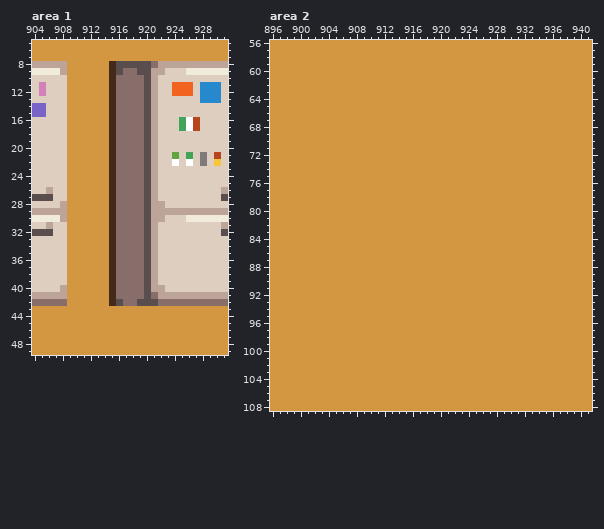
One commit to this pixel-art file: ! External Files/experimentation.aseprite. That is the earlier state.
963x109 pixels, 1 frame. Colours within 5 levels of each other are drawn and written as one. Shown: area 1: x 904..931, y 5..49; area 2: x 896..941, y 56..108. The commit also changed other parts of the picture, which this record leaves out.
After:
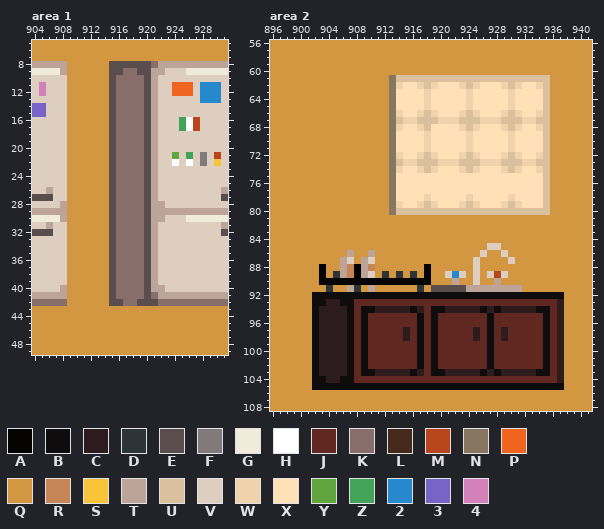
Palette (. is transparent): A #050403  B #0e0c0c  C #2d1b1e  D #2c3438  E #594d4d  F #807b7a  G #f1ebdb  H #ffffff  J #612721  K #886e6a  L #452a1b  M #b9451d  N #877761  P #f1641f  Q #d39741  R #c68556  S #f8c53a  T #bda499  U #dac09d  V #ddcebf  W #f0d3ad  X #ffe0b7  Y #61a53f  Z #42a459  2 #2789cd  3 #7864c6  4 #d480bb
The exact change:
Area 1, layer "Foreground/Furniture + Objects":
y 8..42: x 915 L -> E
Area 2, layer "Foreground/Furniture + Objects":
y 61: x 913..935 QQQQQQQQQQQQQQQQQQQQQQQ -> NUUUUUUUUUUUUUUUUUUUUUU
y 62: x 913..935 QQQQQQQQQQQQQQQQQQQQQQQ -> NWXXWUWXXXWUWXXXWUWXXWU
y 63..65: x 913..935 QQQQQQQQQQQQQQQQQQQQQQQ -> NXXXXWXXXXXWXXXXXWXXXXU
y 66: x 913..935 QQQQQQQQQQQQQQQQQQQQQQQ -> NWXXWUWXXXWUWXXXWUWXXWU
y 67: x 913..935 QQQQQQQQQQQQQQQQQQQQQQQ -> NUWWUUUWWWUUUWWWUUUWWUU
y 68: x 913..935 QQQQQQQQQQQQQQQQQQQQQQQ -> NWXXWUXXXXWUWXXXWUWXXWU
y 69..71: x 913..935 QQQQQQQQQQQQQQQQQQQQQQQ -> NXXXXWXXXXXWXXXXXWXXXXU
y 72: x 913..935 QQQQQQQQQQQQQQQQQQQQQQQ -> NWXXWUWXXXWUWXXXWUWXXWU
y 73: x 913..935 QQQQQQQQQQQQQQQQQQQQQQQ -> NUWWUUUWWWUUUWWWUUUWWUU
y 74: x 913..935 QQQQQQQQQQQQQQQQQQQQQQQ -> NWXXWUWXXXWUWXXXWUWXXWU
y 75..77: x 913..935 QQQQQQQQQQQQQQQQQQQQQQQ -> NXXXXXXXXXXXXXXXXXXXXXU
y 78: x 913..935 QQQQQQQQQQQQQQQQQQQQQQQ -> NXXXXWXXXXXWXXXXXWXXXXU
y 79: x 913..935 QQQQQQQQQQQQQQQQQQQQQQQ -> NWXXWUWXXXWUWXXXWUWXXXU
y 80: x 913..935 QQQQQQQQQQQQQQQQQQQQQQQ -> NUUUUUUUUUUUUUUUUUUUUUU
y 85: x 927..928 QQ -> VV
y 86: x 907 Q -> T; x 910 Q -> T; x 926 Q -> V; x 929 Q -> V
y 87: x 906..907 QQ -> TV; x 909..910 QQ -> TV; x 925 Q -> V; x 930 Q -> V
y 88: x 903 Q -> A; x 906..910 QQQQQ -> TRATR; x 918 Q -> A; x 925 Q -> V
y 89: x 903 Q -> A; x 905..910 QQQQQQ -> DTRATV; x 912 Q -> D; x 914 Q -> D; x 916 Q -> D; x 918 Q -> A; x 921..923 QQQ -> V2V; x 925 Q -> V; x 927..929 QQQ -> VMV
y 90: x 903..918 QQQQQQQQQQQQQQQQ -> AAAAAAAAAAAAAAAA; x 922 Q -> T; x 925 Q -> V; x 928 Q -> T
y 91: x 904 Q -> D; x 907..908 QQ -> TD; x 910 Q -> T; x 917 Q -> D; x 919..931 QQQQQQQQQQQQQ -> EEEEETTTTTTTT
y 92: x 902..937 QQQQQQQQQQQQQQQQQQQQQQQQQQQQQQQQQQQQ -> BBBBBBBBBBBBBBBBBBBBBBBBBBBBBBBBBBBB
y 93: x 902..937 QQQQQQQQQQQQQQQQQQQQQQQQQQQQQQQQQQQQ -> BBCCBBJJJJJJJJJJJJJJJJJJJJJJJJJJJJJC
y 94: x 902..937 QQQQQQQQQQQQQQQQQQQQQQQQQQQQQQQQQQQQ -> BCCCCBJBBCCCCCBCJBBCCCCCBCBCCCCCBBJC
y 95..96: x 902..937 QQQQQQQQQQQQQQQQQQQQQQQQQQQQQQQQQQQQ -> BCCCCBJBJJJJJJJBJBJJJJJJJBJJJJJJJBJC
y 97..98: x 902..937 QQQQQQQQQQQQQQQQQQQQQQQQQQQQQQQQQQQQ -> BCCCCBJBJJJJJCJBJBJJJJJCJBJCJJJJJBJC
y 99..102: x 902..937 QQQQQQQQQQQQQQQQQQQQQQQQQQQQQQQQQQQQ -> BCCCCBJBJJJJJJJBJBJJJJJJJBJJJJJJJBJC
y 103: x 902..937 QQQQQQQQQQQQQQQQQQQQQQQQQQQQQQQQQQQQ -> BCCCCBJBBCCCCCBCJBBCCCCCBCBCCCCCBBJC
y 104: x 902..937 QQQQQQQQQQQQQQQQQQQQQQQQQQQQQQQQQQQQ -> BBCCBBJJJJJJJJJJJJJJJJJJJJJJJJJJJJJC
y 105: x 902..937 QQQQQQQQQQQQQQQQQQQQQQQQQQQQQQQQQQQQ -> BBBBBBBBBBBBBBBBBBBBBBBBBBBBBBBBBBBB
